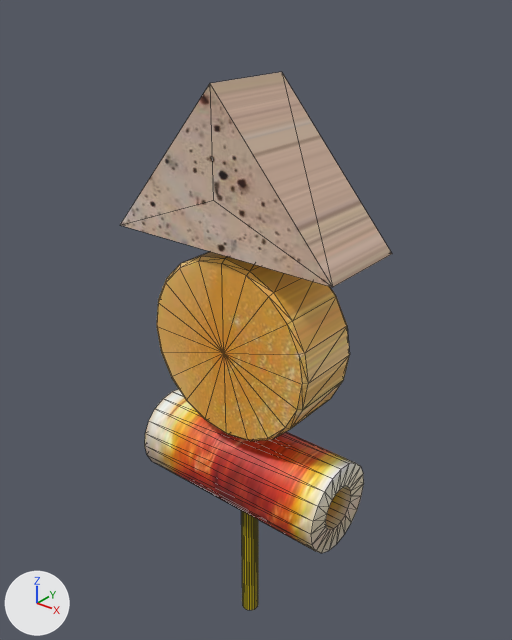
An edit to the FBX model Assets/Oden.fbx, drawn before and after from the same camera.
One viewpoint serves both versions: a camera (50 mm lens) standing at (0.0417, -0.0509, 0.0501) and looking at (-0.001, 0.0024, 0.017). Arrows for +X, +Y and +Z are at lower left; the lights stay in place. Mesh edges are drawn as thin lines. Where no turn or scale is listed for an object, it has been applied to the vertices. Vertices at the same position are counted once.

The older version as bpy lines, for what is in view:
```python
me_mesh = bpy.data.meshes.new('Mesh')
me_mesh.from_pydata(...)  # 212 vertices, 412 faces; spans x -0.013..0.013, y -0.005..0.005, z -0.032..0.032
# faces by material slot: [332, 80]
me_mesh.materials.append(mat_daikon)  # picture img_oden_texture_jpg
me_mesh.materials.append(mat_lambert3)  # yellow #bfaa00
ob_polysurface2 = bpy.data.objects.new('polySurface2', me_mesh)
ob_polysurface2.location = (0.0, 0.0, 0.01)
```
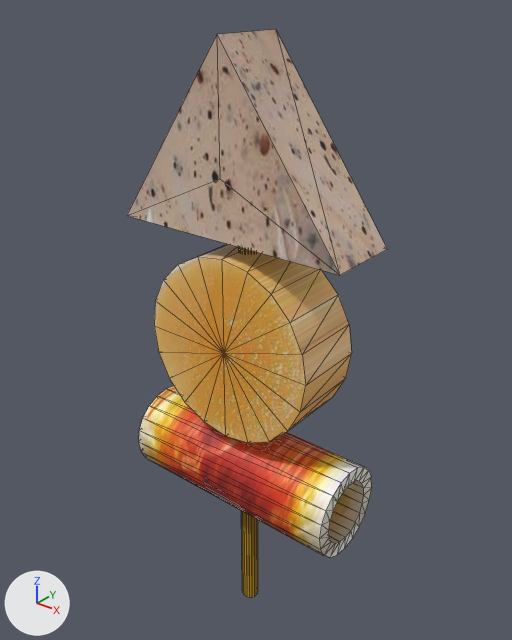
Diff of the bpy script that builds the scene:
```diff
--- a/Assets/Oden.fbx.py
+++ b/Assets/Oden.fbx.py
@@ me_mesh @@
 # used by ob_polysurface2; location = (0.0, 0.0, 0.01)
-me_mesh.from_pydata(...)  # 212 vertices, 412 faces; spans x -0.013..0.013, y -0.005..0.005, z -0.032..0.032
+me_mesh.from_pydata(...)  # 172 vertices, 332 faces; spans x -0.013..0.013, y -0.005..0.005, z -0.0328..0.0328
+# me_mesh part 1: a new loose piece, a 20-sided cylinder along z spanning x -0.001..0.001, y -0.001..0.001, z -0.0328..0.0272, in mat_lambert3 (yellow #c79500)
+# me_mesh part 2: the loose piece of 8 vertices spanning x -0.013..0.013, y -0.005..0.005, z 0.017..0.032 is scaled about its middle by (1, 0.8, 1.2), then moved by (0.0, 0.0, -0.0007)
+# me_mesh part 3: a new loose piece, a 20-sided cylinder along y spanning x -0.01..0.01, y -0.004..0.004, z -0.007..0.013, in mat_daikon (picture img_oden_texture_jpg)
+# me_mesh part 4: the loose piece of 80 vertices spanning x -0.012..0.012, y -0.005..0.005, z -0.015..-0.005 is rebuilt with 80 vertices and now spans x -0.013..0.013, y -0.005..0.005, z -0.018..-0.008
+# me_mesh part 5: the loose piece of 42 vertices spanning x -0.001..0.001, y -0.001..0.001, z -0.032..0.018 is deleted
 me_mesh.materials.append(mat_daikon)
@@ ob_polysurface2 @@
 ob_polysurface2 = bpy.data.objects.new('polySurface2', me_mesh)
-ob_polysurface2.location = (0.0, 0.0, 0.01)
+ob_polysurface2.location = (0.0, 0.0, 0.013)
```

Where the change shows, as pixel boxes (x1, y1, x2, y2) in the pictures (512 x 640 px; the box of a moved part takes in the faces that stretch with it):
'polySurface2', reshaped, moved
    before: (120, 72, 392, 610)
    after: (127, 29, 387, 597)
part 1 of me_mesh, added (brown)
    after: (238, 247, 258, 597)
part 2 of me_mesh, moved or reshaped
    before: (120, 72, 392, 287)
    after: (127, 29, 387, 275)
part 3 of me_mesh, added (orange)
    after: (154, 244, 352, 443)
part 4 of me_mesh, rebuilt (6% wider)
    before: (145, 389, 364, 553)
    after: (139, 386, 372, 558)
part 5 of me_mesh, deleted (brown)
    before: (241, 511, 258, 610)
